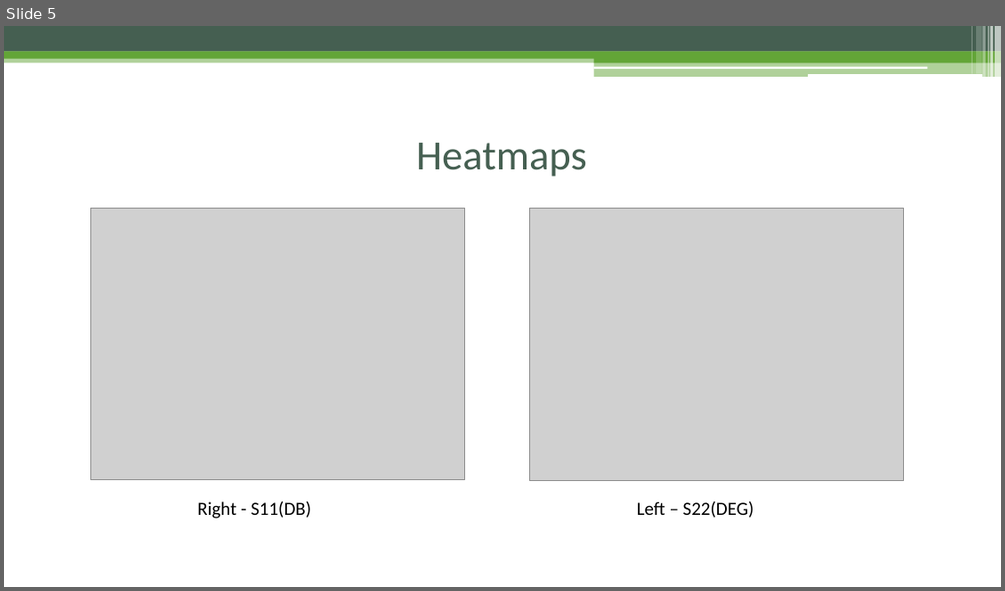
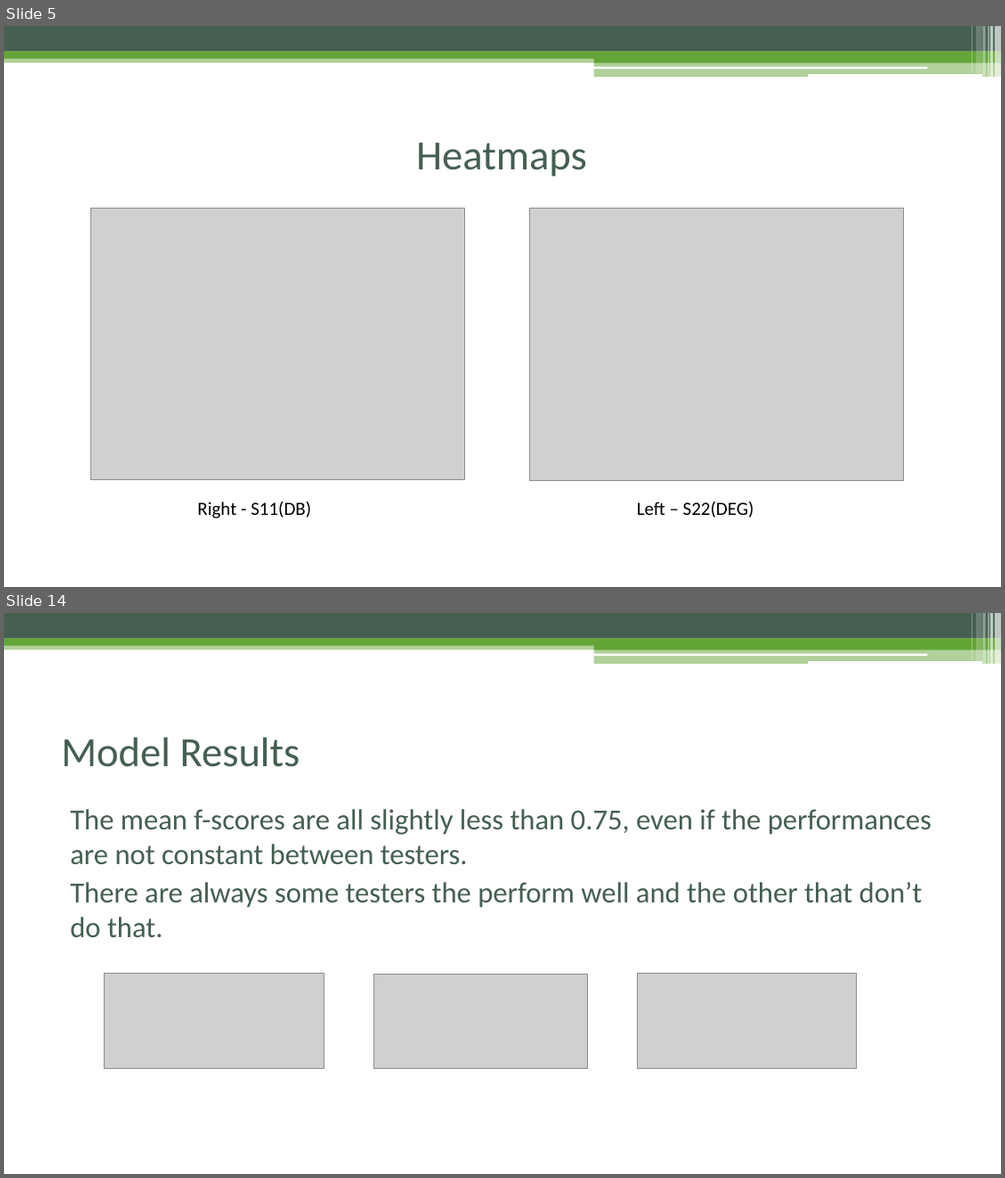
Before and after one commit to EmanueleTinghi/Data-Mining-Project, a slide deck: Docs/Presentation.pptx. Shown one above the other, each under a label of ours: slide 5 before the commit, slides 5 and 14 after it; the slides between them are not shown. The pictures are 1005x591 and 1005x1178 pixels, drawn with LibreOffice and Linux fonts; fonts in the diff are those of the drawing; grey boxes stand for pictures. Boxes give left, top, right and bottom in pixels: in the first picture for what was removed or moved away, otherwise in the second. Text is boxed around its words. In the diff, an @@ line names an element or a change of style, - is before the commit and + after.

```diff
--- a/Docs/Presentation.pptx
+++ b/Docs/Presentation.pptx
@@ slide 14 added at [4, 613, 1001, 1174], background #FFFFFF; not listed: 13 template elements that a slide beside it also shows @@
@@ title added at [61, 737, 300, 767], 40 pt, text #455F51 @@
+Model Results
@@ text added at [70, 809, 931, 937], 28 pt, text #455F51 @@
+The mean f-scores are all slightly less than 0.75, even if the performances are not constant between testers.
+There are always some testers the perform well and the other that don’t do that.
@@ picture added at [105, 973, 324, 1069] @@
@@ picture added at [374, 973, 587, 1069] @@
@@ picture added at [638, 973, 857, 1068] @@
```
Also in this commit, not shown: 3 slides changed, 10 other slides added, 10 slides removed, 3 other files.
